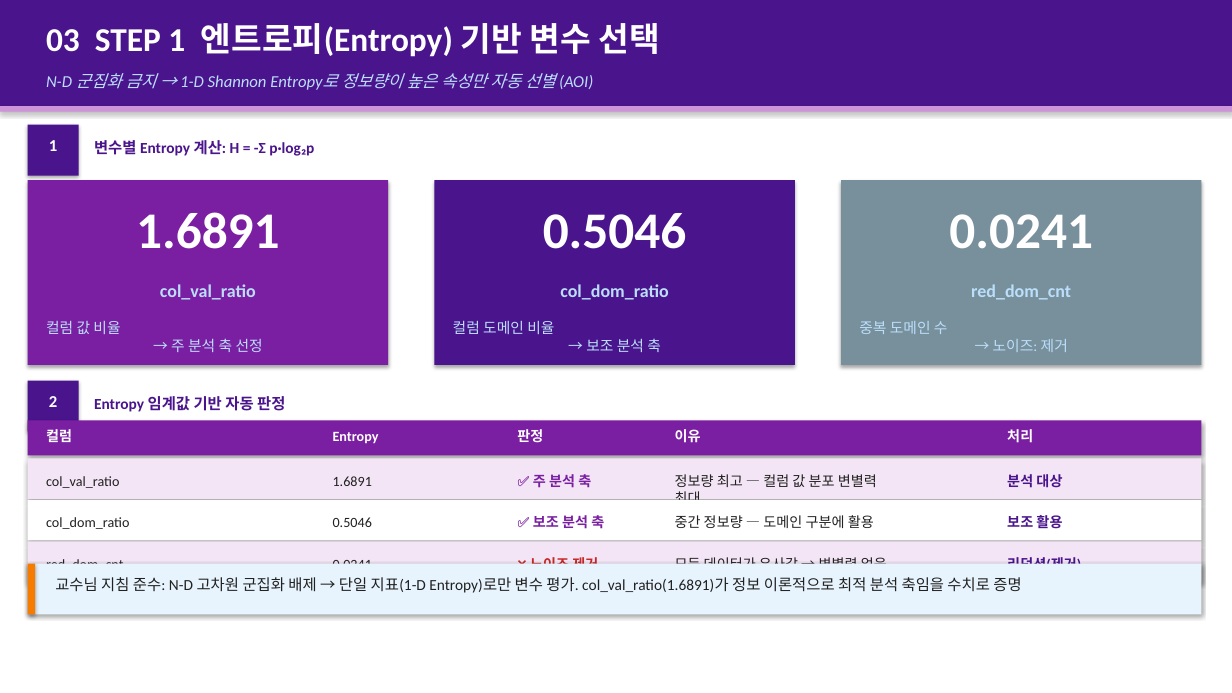
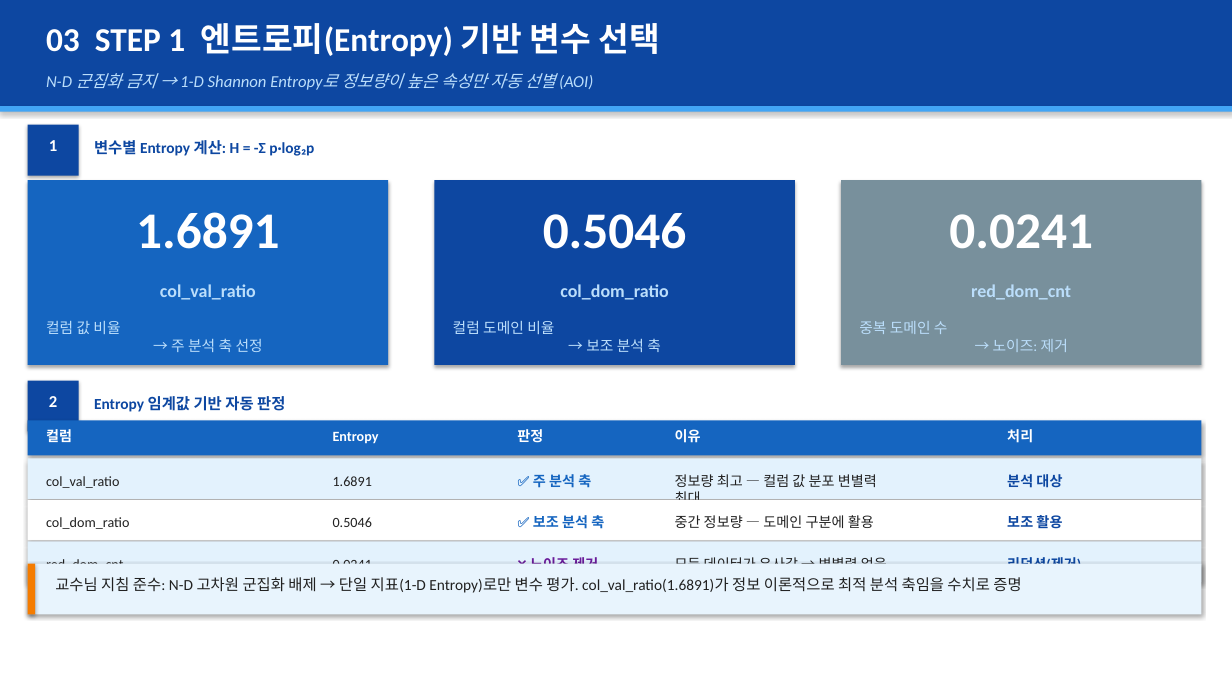
Before and after one commit to yimju/DataIntelligence-project, a slide deck: slide 4 of 스마트시티_데이터거버넌스_BR마이닝_v4.pptx. Drawn at 1232x693 pixels with LibreOffice and Linux fonts; fonts in the diff are those of the drawing. Boxes give left, top, right and bottom in pixels: in the first picture for what was removed or moved away, otherwise in the second. Text is boxed around its words. In the diff, an @@ line names an element or a change of style, - is before the commit and + after.

```diff
--- a/스마트시티_데이터거버넌스_BR마이닝_v4.pptx
+++ b/스마트시티_데이터거버넌스_BR마이닝_v4.pptx
@@ rectangle at box(0, 106, 1232, 112): fill #CE93D8 to #42A5F5 @@
@@ rectangle at box(28, 180, 388, 365): fill #7B1FA2 to #1565C0 @@
@@ fill #4A148C to #0D47A1 in 4 elements at box(0, 0, 1232, 106), box(28, 125, 79, 176), box(434, 180, 795, 365), box(28, 381, 79, 432) @@
@@ rectangle at box(28, 421, 1202, 456): fill #7B1FA2 to #1565C0 @@
@@ rectangle at box(28, 458, 1202, 499): fill #F3E5F5 to #E3F2FD @@
@@ text "✅ 주 분석 축" at box(533, 474, 591, 488): text colour #7B1FA2 to #1565C0 @@
@@ text "✅ 보조 분석 축" at box(533, 515, 604, 529): text colour #7B1FA2 to #1565C0 @@
@@ rectangle at box(28, 542, 1202, 582): fill #F3E5F5 to #E3F2FD @@
@@ text "❌ 노이즈 제거" at box(530, 557, 598, 564): text colour #C62828 to #6A1B9A @@
@@ text colour #4A148C to #0D47A1 in 5 elements at box(94, 140, 314, 156), box(94, 396, 285, 412), box(1007, 474, 1062, 488), box(1007, 513, 1062, 531), box(1007, 557, 1081, 564) @@
```
Also in this commit, not shown: 10 other slides changed.
